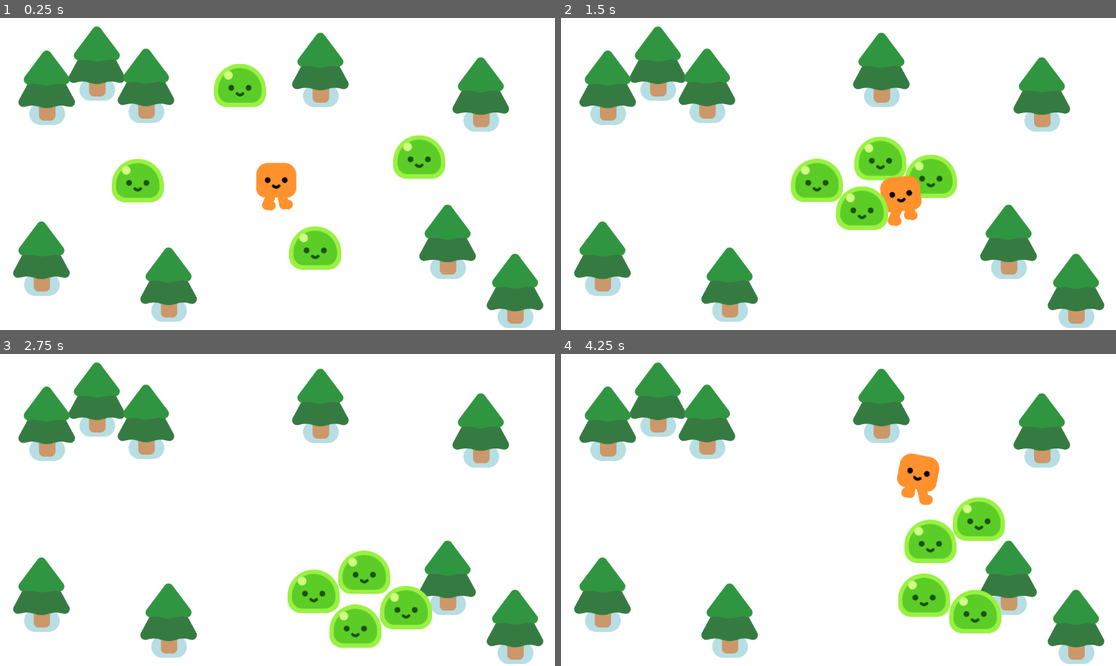
Above: before the commit, frames 1-4 (two rows, left to right).
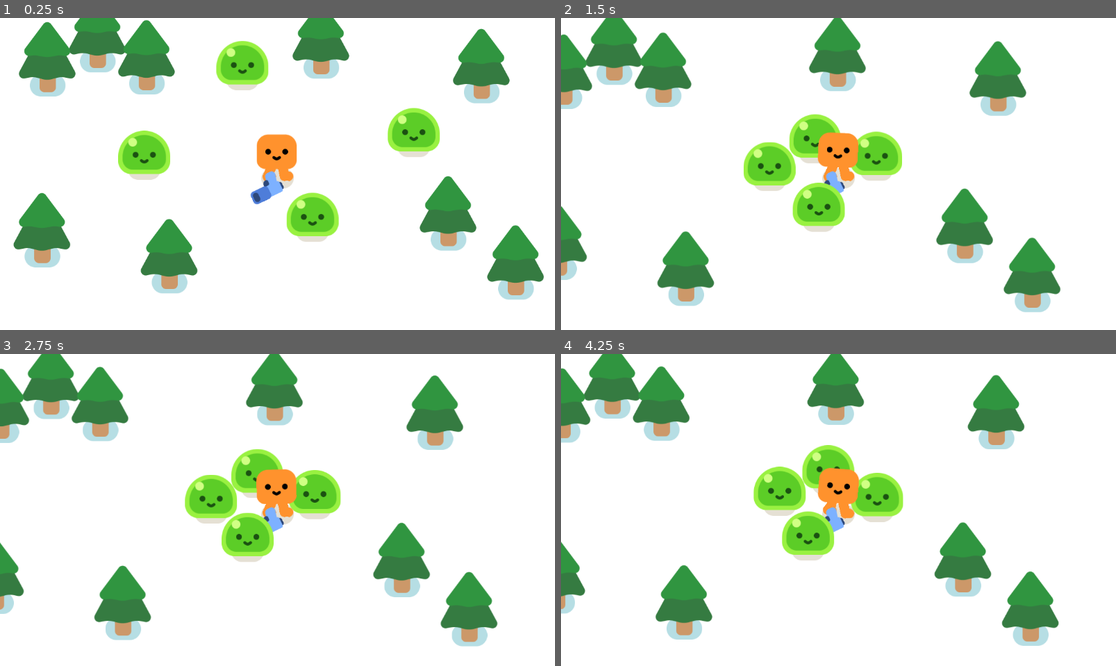
Above: after the commit, the same moments.

Repository: LeoVDang/Vampire-Survivor
Game: Godot game, scene res://survivors_game.tscn
Two runs of this game, one before a commit and one after it. Both use one fixed random seed, a clock stepped at 60 frames per second and the inputs below.
Inputs:
- Up to frame 1 (0.25 s): no input
- Up to frame 2 (1.5 s): hold D (move_right) 0.53-1.28 s; hold S (move_down) from 1.28 s (still down)
- Up to frame 3 (2.75 s): release S (move_down) at 2.03 s; hold D (move_right) from 2.03 s (still down)
- Up to frame 4 (4.25 s): release D (move_right) at 2.78 s; hold W (move_up) 2.78-3.53 s; hold A (move_left) from 3.53 s (still down)

The runs differ from the first frame. In frame 1, 29% of the frame differs, in the area x 2-98%, y 0-100%; in frame 2, 31%; in frame 3, 32%; in frame 4, 33%, in the area x 0-98%, y 0-100%.

Commit message:
Giving Gun to Player

Diff:
--- /dev/null
+++ b/Vampire Survivor/gun.gd
@@ -0,0 +1,8 @@
+extends Area2D
+
+
+func _physics_process(delta):
+	var enemies_in_range = get_overlapping_bodies()
+	if enemies_in_range.size() > 0:
+		var target_enemy = enemies_in_range.front()
+		look_at(target_enemy.global_position)
--- /dev/null
+++ b/Vampire Survivor/gun.tscn
@@ -0,0 +1,22 @@
+[gd_scene load_steps=4 format=3 uid="uid://5oultoey8fnm"]
+
+[ext_resource type="Texture2D" uid="uid://cswb5do8rrj7q" path="res://pistol/pistol.png" id="1_hvaex"]
+[ext_resource type="Script" path="res://gun.gd" id="1_qve2k"]
+
+[sub_resource type="CircleShape2D" id="CircleShape2D_bjffx"]
+radius = 408.24
+
+[node name="Gun" type="Area2D"]
+script = ExtResource("1_qve2k")
+
+[node name="CollisionShape2D" type="CollisionShape2D" parent="."]
+shape = SubResource("CircleShape2D_bjffx")
+
+[node name="WeaponPivot" type="Marker2D" parent="."]
+
+[node name="Pistol" type="Sprite2D" parent="WeaponPivot"]
+position = Vector2(65, -14)
+texture = ExtResource("1_hvaex")
+
+[node name="ShootingPoint" type="Marker2D" parent="WeaponPivot/Pistol"]
+position = Vector2(26, -12)
--- a/Vampire Survivor/mob.gd
+++ b/Vampire Survivor/mob.gd
@@ -7,5 +7,5 @@
 
 func _physics_process(delta):
 	var direction = global_position.direction_to(player.global_position)
-	velocity = direction * 200.0
+	velocity = direction * 250.0
 	move_and_slide()
--- a/Vampire Survivor/player.tscn
+++ b/Vampire Survivor/player.tscn
@@ -1,7 +1,8 @@
-[gd_scene load_steps=4 format=3 uid="uid://cekmmmb3u4q0e"]
+[gd_scene load_steps=5 format=3 uid="uid://cekmmmb3u4q0e"]
 
 [ext_resource type="PackedScene" uid="uid://pbmyh1qru7p" path="res://characters/happy_boo/happy_boo.tscn" id="1_sj2k1"]
 [ext_resource type="Script" path="res://player.gd" id="1_ti732"]
+[ext_resource type="PackedScene" uid="uid://5oultoey8fnm" path="res://gun.tscn" id="3_xjay4"]
 
 [sub_resource type="CircleShape2D" id="CircleShape2D_44hl6"]
 radius = 29.15
@@ -15,3 +16,8 @@
 
 [node name="CollisionShape2D" type="CollisionShape2D" parent="."]
 shape = SubResource("CircleShape2D_44hl6")
+
+[node name="Camera2D" type="Camera2D" parent="."]
+
+[node name="Gun" parent="." instance=ExtResource("3_xjay4")]
+position = Vector2(27, -13)
--- a/Vampire Survivor/survivors_game.tscn
+++ b/Vampire Survivor/survivors_game.tscn
@@ -7,7 +7,10 @@
 [node name="Game" type="Node2D"]
 y_sort_enabled = true
 
-[node name="ColorRect" type="ColorRect" parent="."]
+[node name="CanvasLayer" type="CanvasLayer" parent="."]
+layer = -30
+
+[node name="ColorRect" type="ColorRect" parent="CanvasLayer"]
 offset_right = 1204.0
 offset_bottom = 703.0
 
Not shown, changed: .DS_Store
